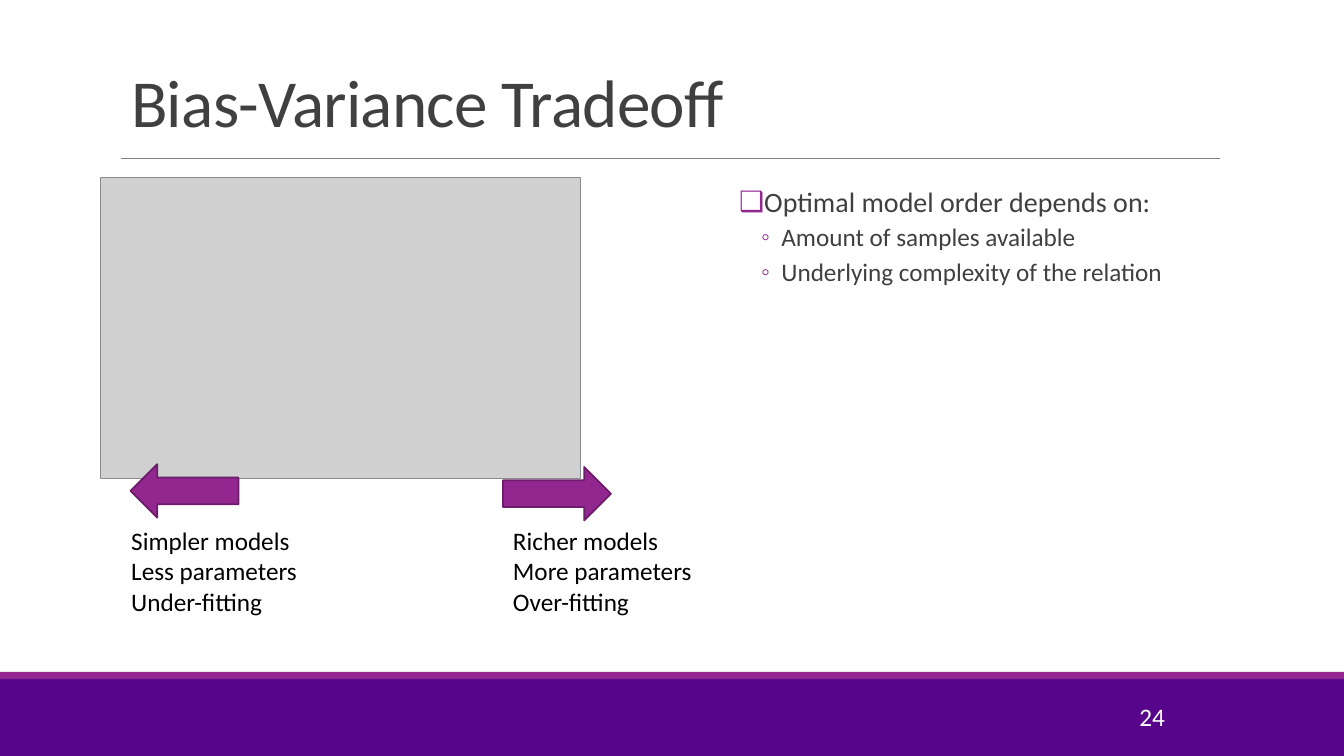
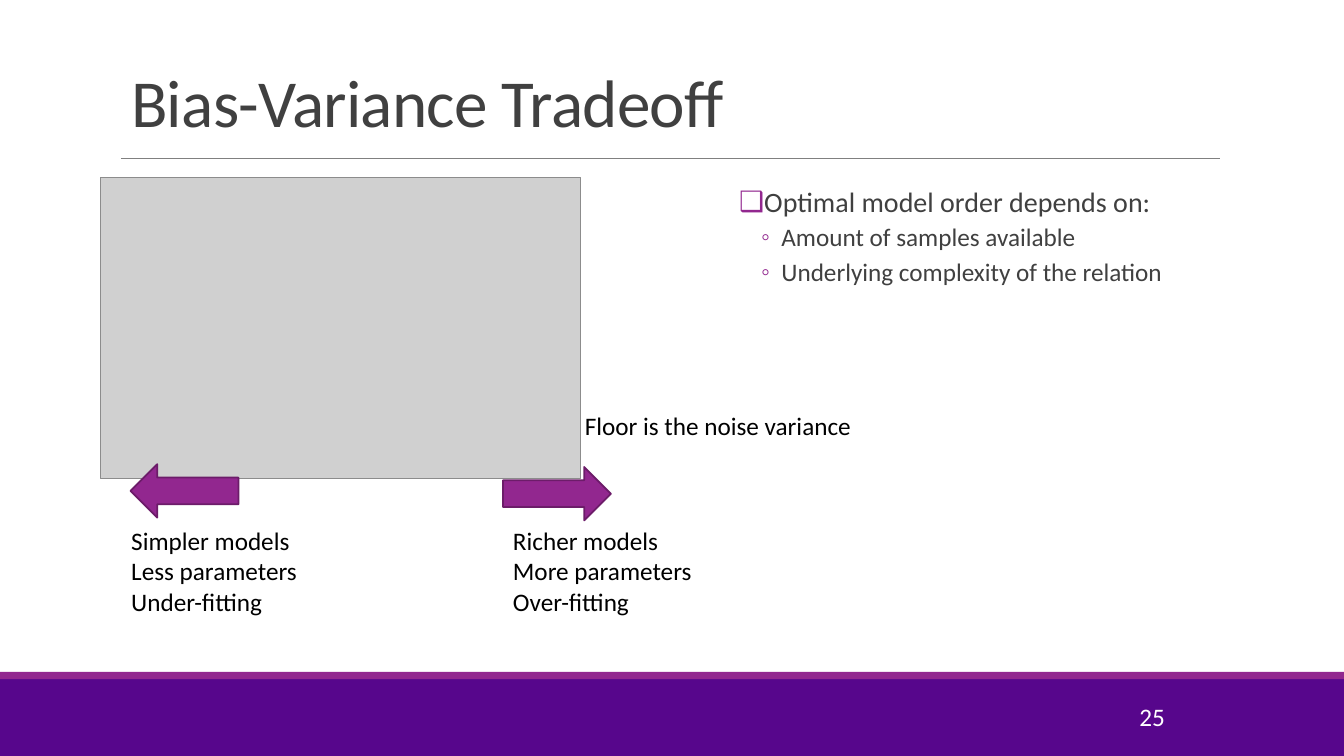
Before and after one commit to joshzzl/introml, a slide deck: slide 25 of lectures/Lect04_ModelSelection.pptx (slide 24 before the commit). Drawn at 1344x756 pixels with LibreOffice and Linux fonts; fonts in the diff are those of the drawing; grey boxes stand for pictures; background and template pictures are left out. Boxes give left, top, right and bottom in pixels: in the first picture for what was removed or moved away, otherwise in the second. Text is boxed around its words. In the diff, an @@ line names an element or a change of style, - is before the commit and + after.

Commit message:
Modified the way the bias-variance tradeoff is presented somewhat. Also added a few slides about feature selection. This is necessary since Lab is actually for feature selection.

```diff
--- a/lectures/Lect04_ModelSelection.pptx
+++ b/lectures/Lect04_ModelSelection.pptx
@@ text added at (585, 417, 851, 436), 18 pt, text #000000 @@
+Floor is the noise variance
@@ page number at (1139, 709, 1165, 726): text changed @@
-24
+25
```
Also in this commit, not shown: 9 other slides changed, 6 slides added, 1 slide removed, 1 other file.
